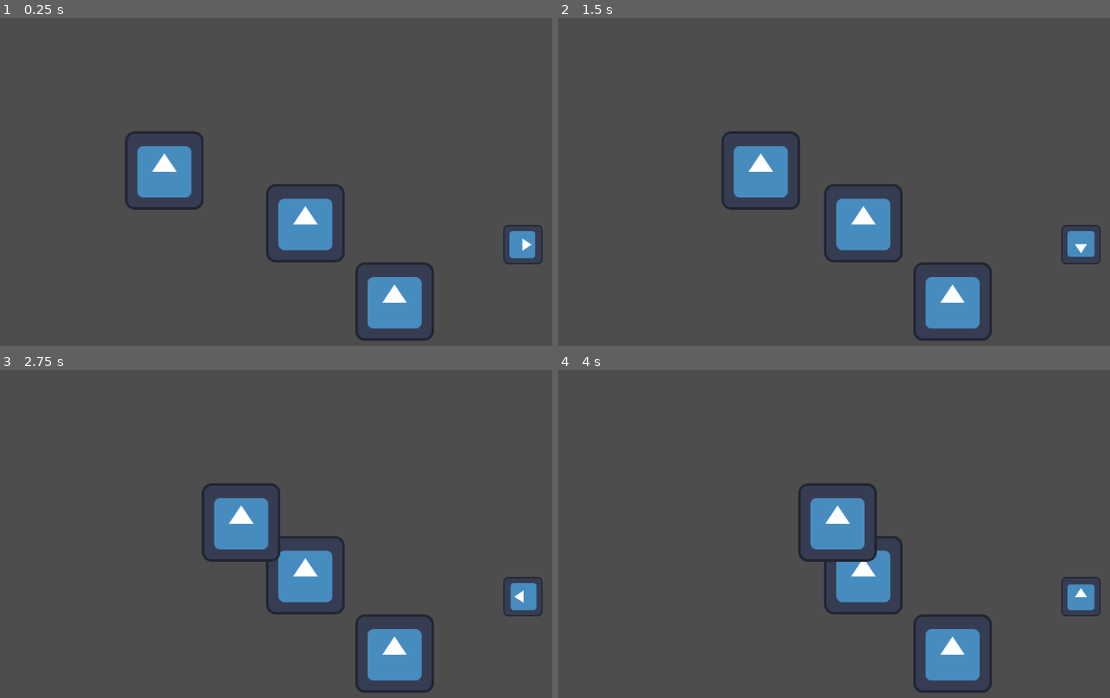
Above: before the commit, frames 1-4 (two rows, left to right).
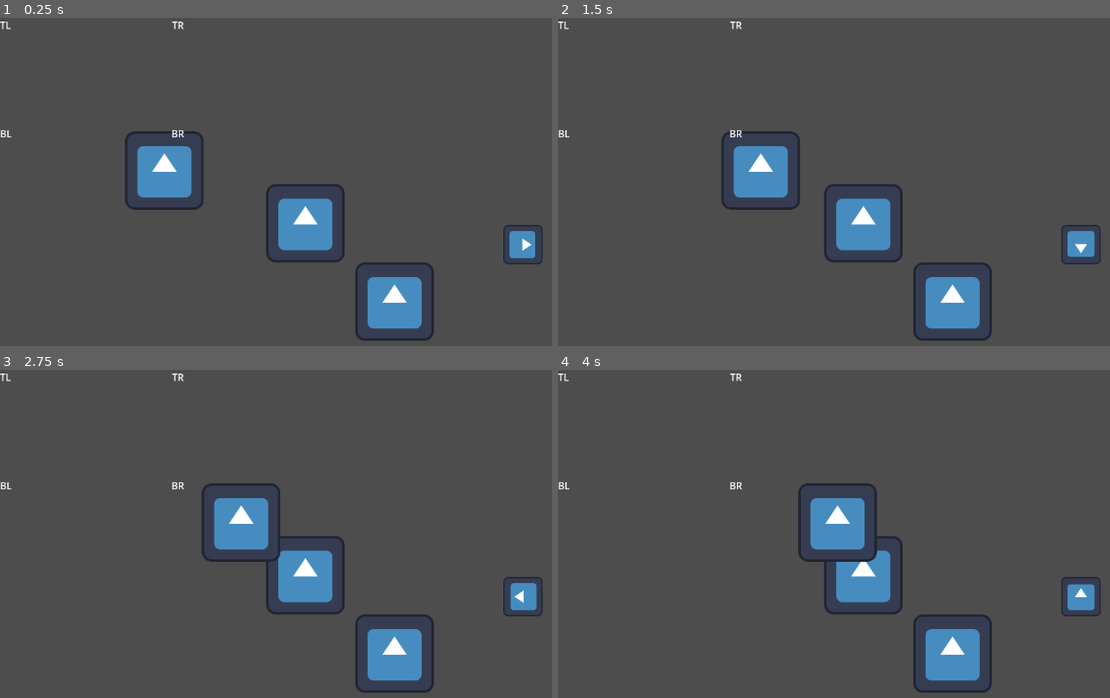
Above: after the commit, the same moments.

Repository: sanchezg7/godotIntro
Game: Godot game, scene res://main.tscn
Same seed, same stepped clock (60 frames per second), same inputs: the game is played once before the commit and once after it. The engine's default icon, where the game draws it, is replaced by a stand-in: a white triangle on a blue panel in a dark square.
Inputs:
- Up to frame 1 (0.25 s): no input
- Up to frame 2 (1.5 s): tap Enter (ui_accept) at 0.5, 0.77 s
- Up to frame 3 (2.75 s): tap Enter (ui_accept) at 1.52 s
- Up to frame 4 (4 s): tap Enter (ui_accept) at 3.02, 3.77 s

The runs differ from the first frame. In frame 1, 0.1% of the frame differs, in the area x 0-34%, y 1-37%; in frame 2, 0.1%; in frame 3, 0.1%; in frame 4, 0.1%.

Commit message:
Setup MC. Need to setup aspect ratio next

Diff:
--- a/main.gd
+++ b/main.gd
@@ -7,6 +7,7 @@
 @export var start_lives: int = 10
 
 @onready var icon_2 = $Icon2
+@onready var icon_3 = $Icon/Icon3
 
 var _lives: int = 15
 var _current_status: GAME_STATUS = GAME_STATUS.PLAYING
--- a/main.tscn
+++ b/main.tscn
@@ -23,3 +23,33 @@
 
 [node name="Spinner" parent="." instance=ExtResource("2_04li3")]
 position = Vector2(796, 321)
+
+[node name="CanvasLayer" type="CanvasLayer" parent="."]
+
+[node name="MC" type="MarginContainer" parent="CanvasLayer"]
+offset_right = 300.0
+offset_bottom = 200.0
+
+[node name="Label" type="Label" parent="CanvasLayer/MC"]
+layout_mode = 2
+size_flags_horizontal = 0
+size_flags_vertical = 0
+text = "TL"
+
+[node name="Label2" type="Label" parent="CanvasLayer/MC"]
+layout_mode = 2
+size_flags_horizontal = 8
+size_flags_vertical = 0
+text = "TR"
+
+[node name="Label3" type="Label" parent="CanvasLayer/MC"]
+layout_mode = 2
+size_flags_horizontal = 0
+size_flags_vertical = 8
+text = "BL"
+
+[node name="Label4" type="Label" parent="CanvasLayer/MC"]
+layout_mode = 2
+size_flags_horizontal = 8
+size_flags_vertical = 8
+text = "BR"
